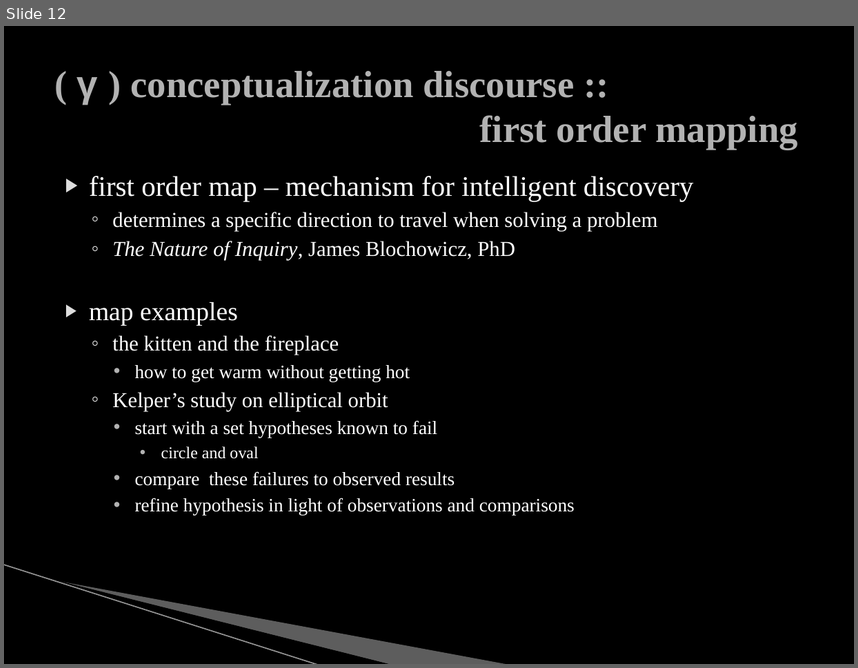
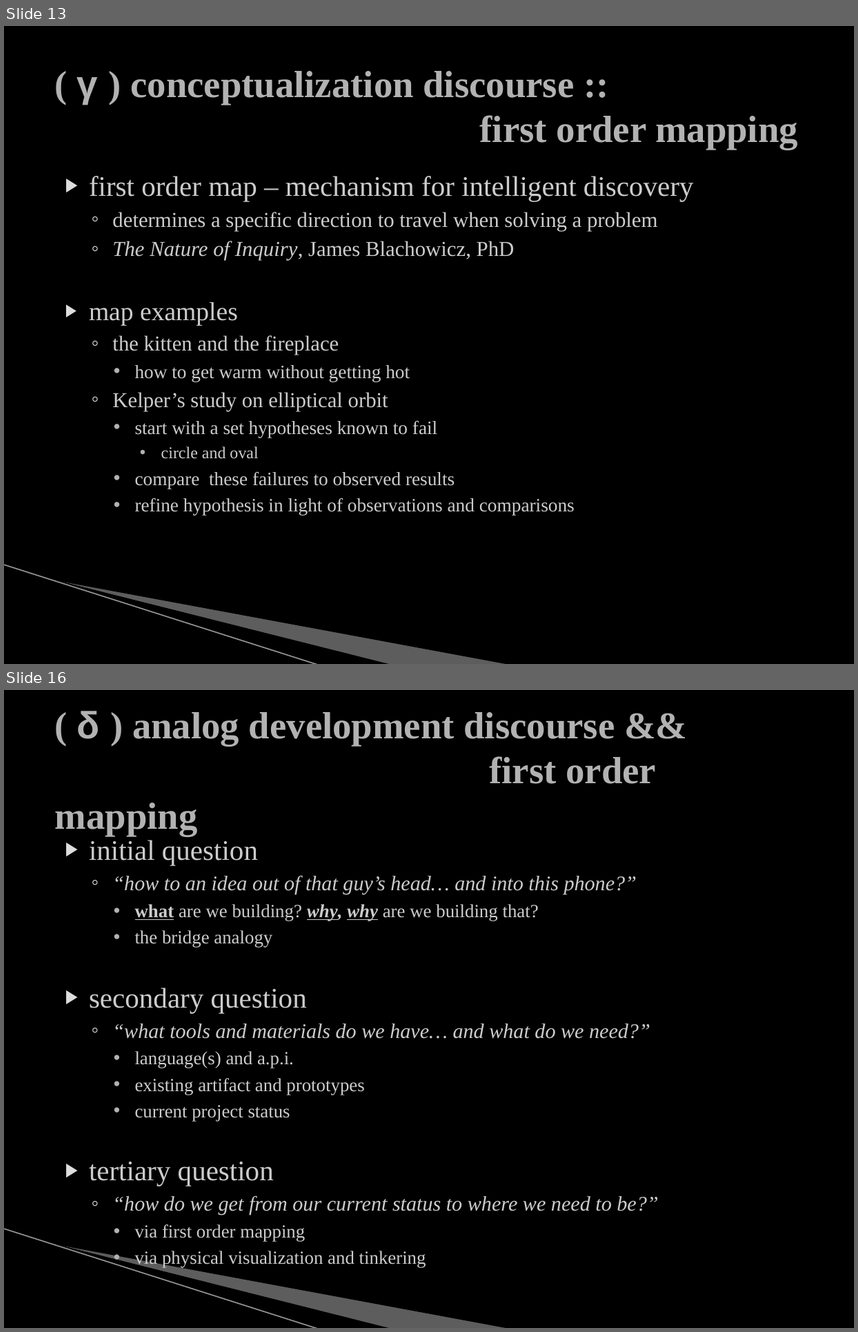
Before and after one commit to mjs0031/master_report, a slide deck: the_defense.pptx. Shown one above the other, each under a label of ours: slide 12 before the commit, slides 13 and 16 after it; the slides between them are not shown. The pictures are 858x668 and 858x1332 pixels, drawn with LibreOffice and Linux fonts; fonts in the diff are those of the drawing; background and template pictures are left out. Boxes give left, top, right and bottom in pixels: in the first picture for what was removed or moved away, otherwise in the second. Text is boxed around its words. In the diff, an @@ line names an element or a change of style, - is before the commit and + after.

```diff
--- a/the_defense.pptx
+++ b/the_defense.pptx
@@ slide 16 added at box(4, 690, 854, 1328), background #000000; not listed: 3 template elements that a slide beside it also shows @@
@@ title added at box(55, 711, 656, 836), 32 pt, text #B2B2B2, bold @@
+( δ ) analog development discourse &&
+first order mapping
@@ text added at box(89, 840, 658, 1241), 15.7 pt, text #CCCCCC @@
+▶ initial question
+  ◦ “how to an idea out of that guy’s head… and into this phone?”
+    • what are we building? why, why are we building that?
+    • the bridge analogy
+▶ secondary question
+  ◦ “what tools and materials do we have… and what do we need?”
+    • language(s) and a.p.i.
+    • existing artifact and prototypes
+    • current project status
+▶ tertiary question
+  ◦ “how do we get from our current status to where we need to be?”
+    • via first order mapping
+    • via physical visualization and tinkering
@@ what was slide 12 is now slide 13 @@
@@ slide 13 changed as well @@
@@ text at box(89, 176, 694, 515): text colour #FFFFFF to #CCCCCC in "first order map – mechanism for intelligent ...", "determines a specific direction to travel when ...", "map examples", "the kitten and the fireplace" and 6 more places @@
@@ text at box(112, 241, 515, 260): text changed; text colour #FFFFFF to #CCCCCC @@
-  ◦ The Nature of Inquiry, James Blochowicz, PhD
+  ◦ The Nature of Inquiry, James Blachowicz, PhD
```
Also in this commit, not shown: 4 other slides changed, 18 other slides added, 32 slides removed, 3 other files.
